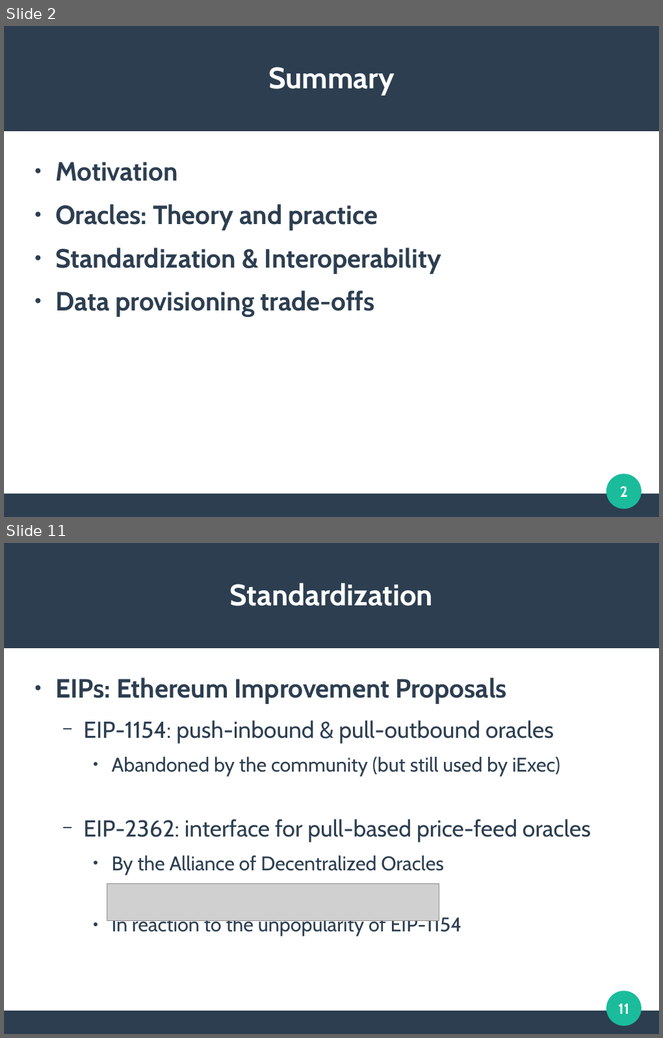
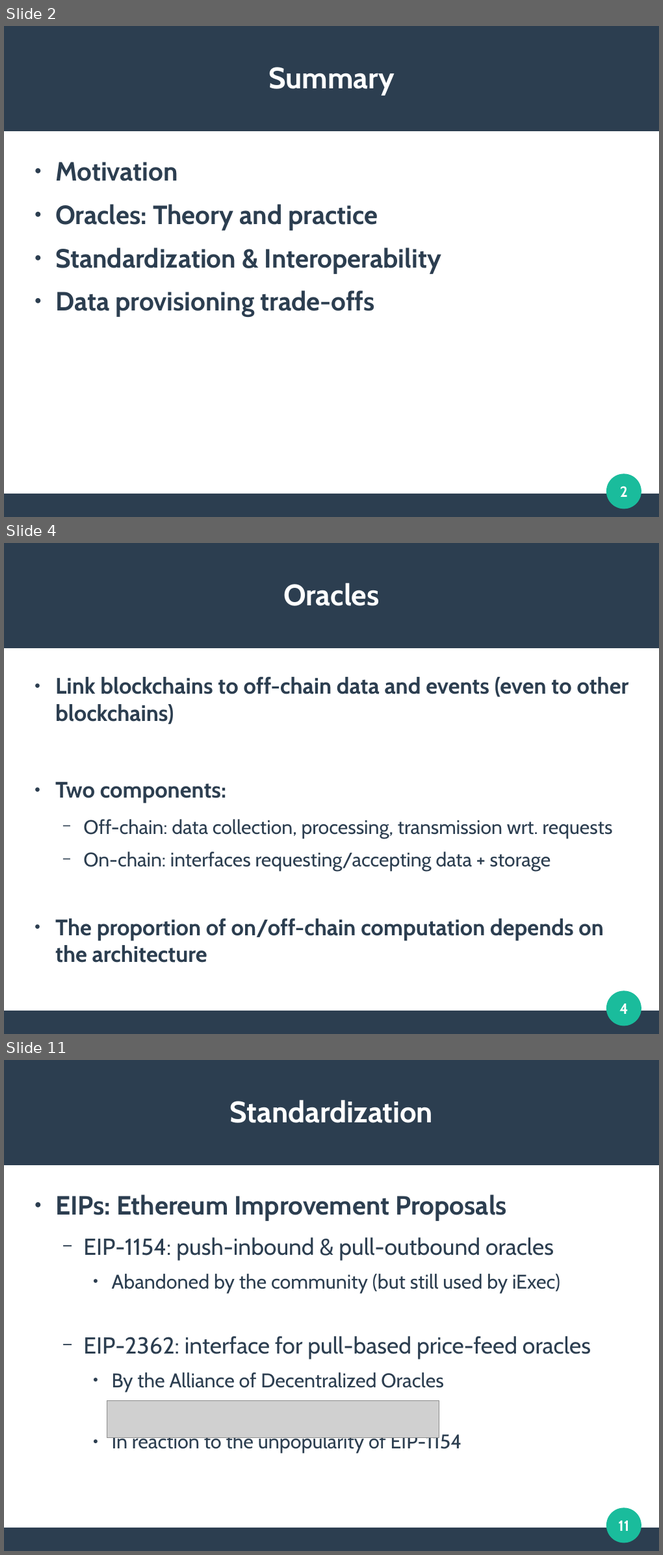
Before and after one commit to mbettinger/OT4-Lecture, a slide deck: Presentation - Oracles.odp. Shown one above the other, each under a label of ours: slides 2 and 11 before the commit, slides 2, 4 and 11 after it; the slides between them are not shown. The pictures are 663x1038 and 663x1555 pixels, drawn with LibreOffice and Linux fonts; fonts in the diff are those of the drawing; grey boxes stand for pictures. Boxes give left, top, right and bottom in pixels: in the first picture for what was removed or moved away, otherwise in the second. Text is boxed around its words. In the diff, an @@ line names an element or a change of style, - is before the commit and + after.

```diff
--- a/Presentation - Oracles.odp
+++ b/Presentation - Oracles.odp
@@ slide 4 added at (4,543,659,1034), background #FFFFFF; not listed: 3 template elements that a slide beside it also shows @@
@@ title added at (284,583,380,606), 36 pt, text #FFFFFF, bold @@
+Oracles
@@ text added at (55,677,629,963), 27.2 pt, text #2C3E50, bold @@
+● Link blockchains to off-chain data and events (even to other blockchains)
+● Two components:
+  − Off-chain: data collection, processing, transmission wrt. requests
+  − On-chain: interfaces requesting/accepting data + storage
+● The proportion of on/off-chain computation depends on the architecture
@@ page number added at (620,1004,628,1014), 18 pt, text #FFFFFF, bold @@
+4
```
Also in this commit, not shown: 7 slides changed, 1 other slide added, 2 slides removed, 4 other files.
